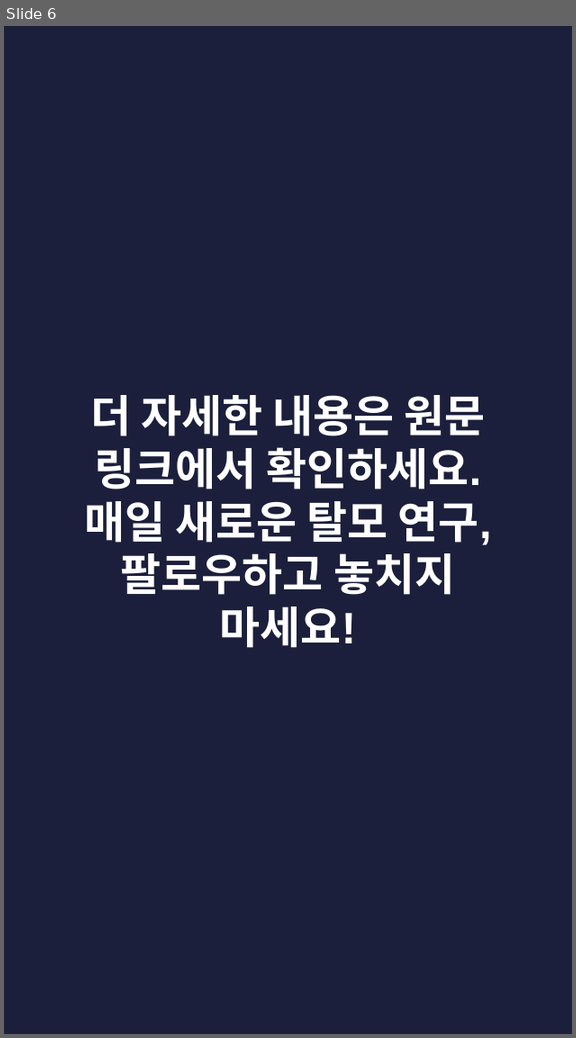
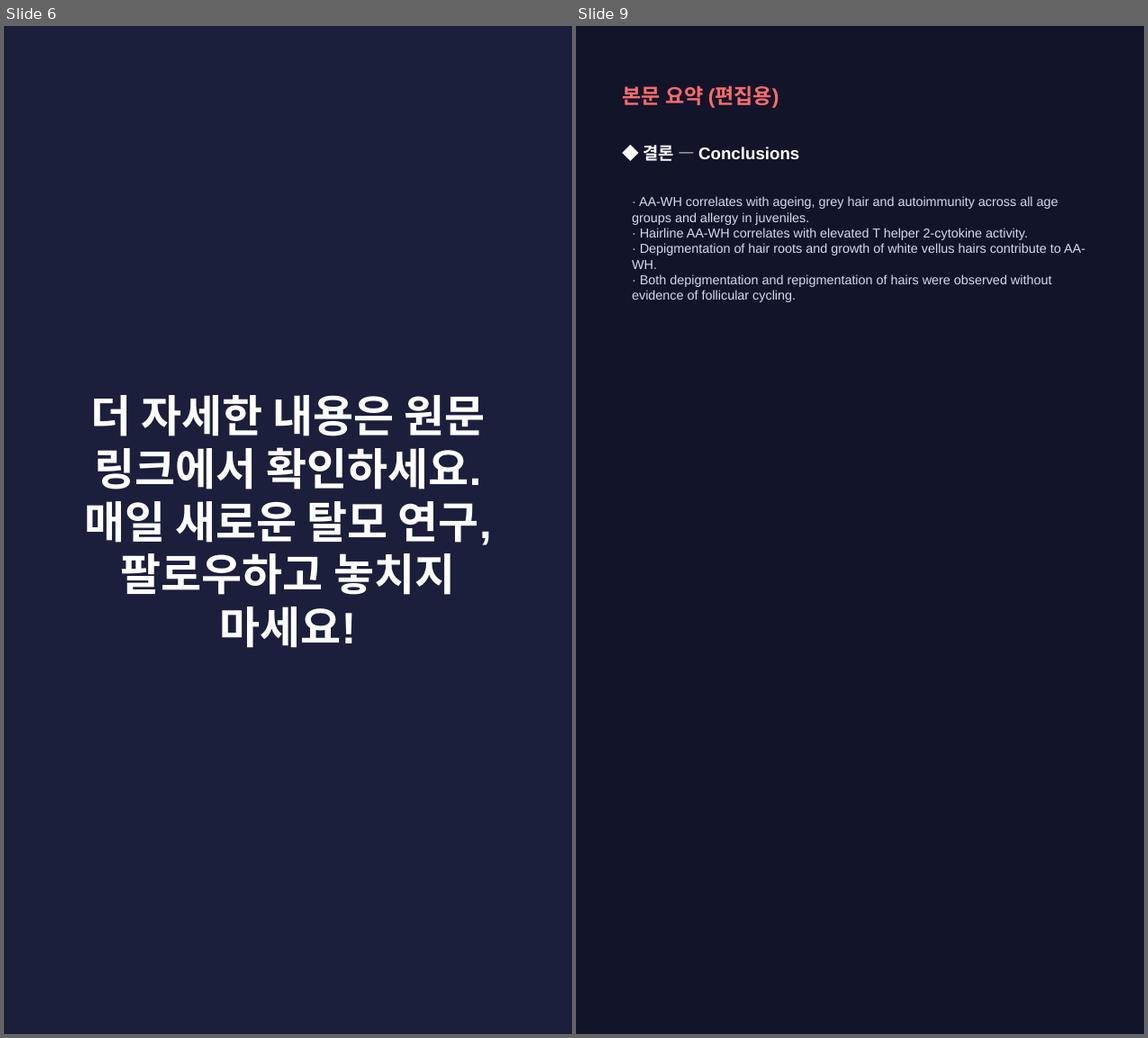
Before and after one commit to hyokang2010-BJ-ANTH/product-builder-test, a slide deck: pwa/data/latest/slides.pptx. Shown side by side, each under a label of ours: slide 6 before the commit, slides 6 and 9 after it; the slides between them are not shown. The pictures are 576x1038 and 1148x1038 pixels, drawn with LibreOffice and Linux fonts; fonts in the diff are those of the drawing. Boxes give left, top, right and bottom in pixels: in the first picture for what was removed or moved away, otherwise in the second. Text is boxed around its words. In the diff, an @@ line names an element or a change of style, - is before the commit and + after.

```diff
--- a/pwa/data/latest/slides.pptx
+++ b/pwa/data/latest/slides.pptx
@@ slide 9 added at [576,26,1144,1034], background #12142A @@
@@ text added at [623,85,779,108], 16 pt, text #FF6B6B, bold @@
+본문 요약 (편집용)
@@ text added at [644,145,799,161], 13 pt, text #FFFFFF, bold @@
+◆ 결론 — Conclusions
@@ text added at [632,196,1085,302], 10 pt, text #D5D8EA @@
+· AA-WH correlates with ageing, grey hair and autoimmunity across all age groups and allergy in juveniles.
+· Hairline AA-WH correlates with elevated T helper 2-cytokine activity.
+· Depigmentation of hair roots and growth of white vellus hairs contribute to AA-WH.
+· Both depigmentation and repigmentation of hairs were observed without evidence of follicular cycling.
```
Also in this commit, not shown: 3 slides changed, 4 other slides added, 4 slides removed, 26 other files.
